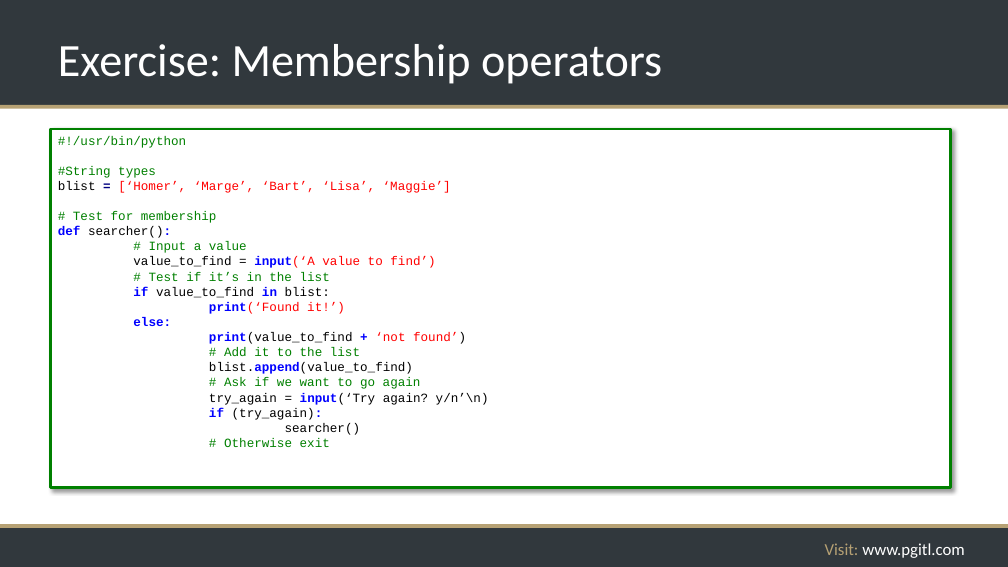
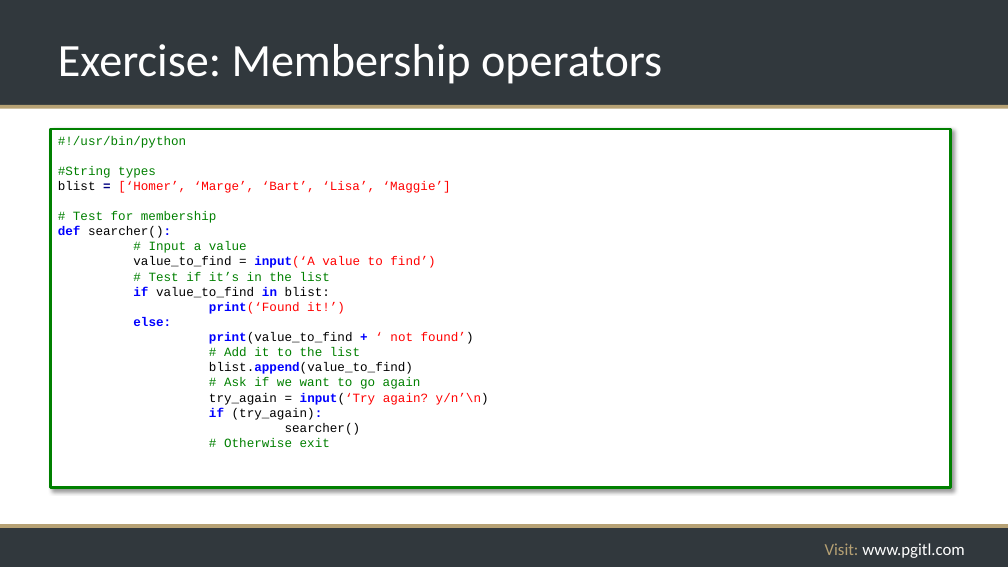
Before and after one commit to rikkouri/project-a, a slide deck: slide 94 of Programming Foundations.pptx (slide 93 before the commit). Drawn at 1008x567 pixels with LibreOffice and Linux fonts; fonts in the diff are those of the drawing; background and template pictures are left out. Boxes give left, top, right and bottom in pixels: in the first picture for what was removed or moved away, otherwise in the second. Text is boxed around its words. In the diff, an @@ line names an element or a change of style, - is before the commit and + after.

```diff
--- a/Programming Foundations.pptx
+++ b/Programming Foundations.pptx
@@ text in rectangle at <box>209,332,474,344</box>: spaces changed @@
-print(value_to_find + ‘not found’)
+print(value_to_find + ‘ not found’)
@@ text in rectangle at <box>209,393,489,405</box>: text colour #000000 to #FF0000 in "input(‘Try again? y/n’\n)" @@
```
Also in this commit, not shown: 3 other slides changed, 7 slides added.
